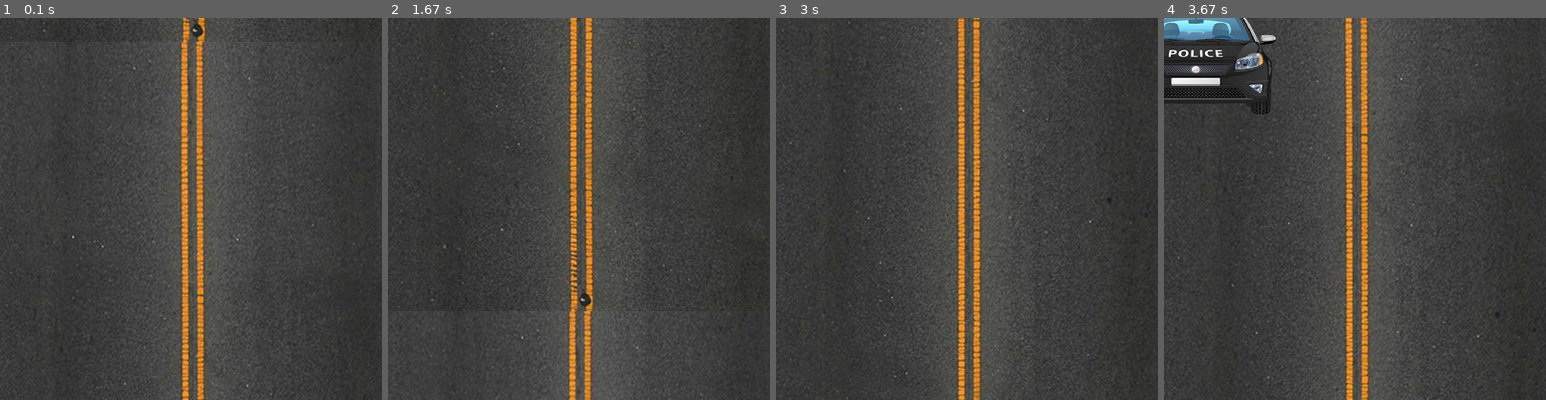
Above: before the commit, frames 1-4 (left to right).
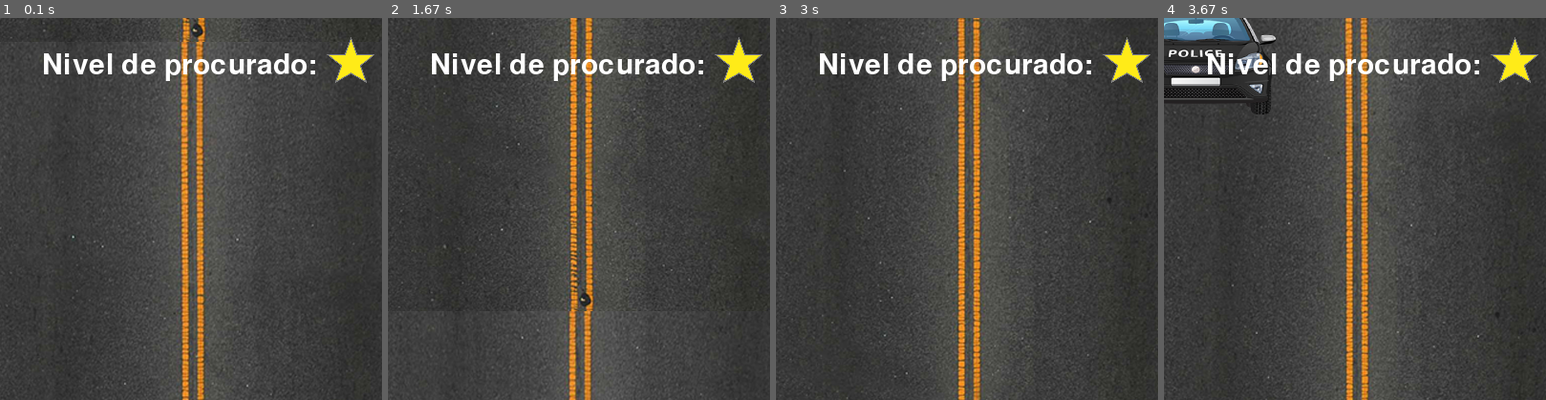
Above: after the commit, the same moments.

Repository: DemetrioWebber/Projeto-KingsOfRoad-PYGAME-IMED
Game: pygame game, started from game.py
Two runs of this game, one before a commit and one after it. Both use one fixed random seed, a clock stepped at 60 frames per second and the inputs below.
Inputs:
- Up to frame 1 (0.1 s): no input
- Up to frame 2 (1.67 s): tap Enter at 0.33 s
- Up to frame 3 (3 s): no input
- Up to frame 4 (3.67 s): no input
The pictures show only the part of the screen within x 26-76%, y 0-50%; the shares and areas given below are measured in that part.

The runs differ from the first frame. In frame 1, 2.3% of the frame differs, in the area x 11-98%, y 5-17%; in frame 2, 2.3%; in frame 3, 2.3%; in frame 4, 2.3%.

Commit message:
Adicionando nivel de procurado

Diff:
--- a/game.py
+++ b/game.py
@@ -16,6 +16,8 @@
 motoracelerando = pygame.mixer.Sound("assets/acelerando.wav")
 freio = pygame.mixer.Sound("assets/freio.wav")
 turbo = pygame.mixer.Sound("assets/turbo.wav")
+estrelaimg = pygame.image.load("assets/estrela.png")
+estrela = pygame.transform.scale(estrelaimg, (50,50))
 
 clock = pygame.time.Clock()
 #RGB
@@ -54,6 +56,14 @@
     pygame.display.update()
     time.sleep(3)
     gameloop()
+
+def nivelprocurado(text):
+    largeText = pygame.font.Font("freesansbold.ttf", 30)
+    TextSurf, TextRect = text_objects(text, largeText)
+    TextRect.center = ((400, 50))
+    gamedisplay.blit(TextSurf, TextRect)
+    pygame.display.update()
+
 
 def escreveplacar(contador):
     font = pygame.font.SysFont("freesansbold.ttf", 50)
@@ -130,6 +140,9 @@
 
         carro_posicaoX = carro_posicaoX + movimentoX
         carro_posicaoY = carro_posicaoY + movimentoY
+
+
+
     #------------------Fundo animado-------------------
 
         rel_fundoY = fundo_posicaoY % fundo.get_rect().width
@@ -149,17 +162,21 @@
             desvios = desvios + 1
         if desvios < 10:
             policia_velocidade = 5
+            gamedisplay.blit(estrela, (550, 20))
         elif desvios < 20:
             policia_velocidade = 10
+            gamedisplay.blit(estrela, (550, 20)) and gamedisplay.blit(estrela, (600, 20))
         elif desvios < 30:
             policia_velocidade = 15
+            gamedisplay.blit(estrela, (550, 20)) and gamedisplay.blit(estrela, (600, 20)) and gamedisplay.blit(estrela, (650, 20))
         elif desvios >= 30:
             policia_velocidade = 20
-
+            gamedisplay.blit(estrela, (550, 20)) and gamedisplay.blit(estrela, (600, 20)) and gamedisplay.blit(estrela, (650, 20)) and gamedisplay.blit(estrela, (700, 20))
+#------------------Contadores--------------------
         escreveplacar(desvios)
 
         mostrapolicia(policia_posicaoX,policia_posicaoY)
-
+        nivelprocurado("Nivel de procurado: ")
 #---------------------Colisao------------------------
         if carro_posicaoY + 10 < policia_posicaoY + policia_altura:
             if carro_posicaoX < policia_posicaoX and carro_posicaoX + carro_largura > policia_posicaoX or policia_posicaoX + policia_largura > carro_posicaoX and policia_posicaoX + policia_largura < carro_posicaoX + carro_largura:
Empty file added: LogDeSistema.txt
Binary file added: assets/estrela.png
Empty file added: savegame.py
